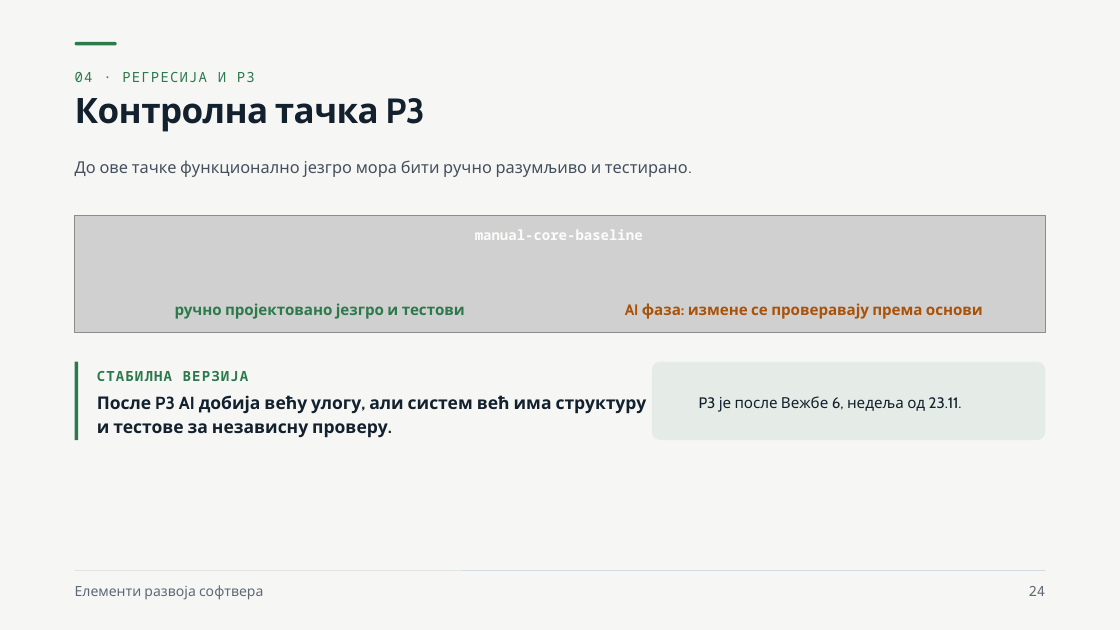
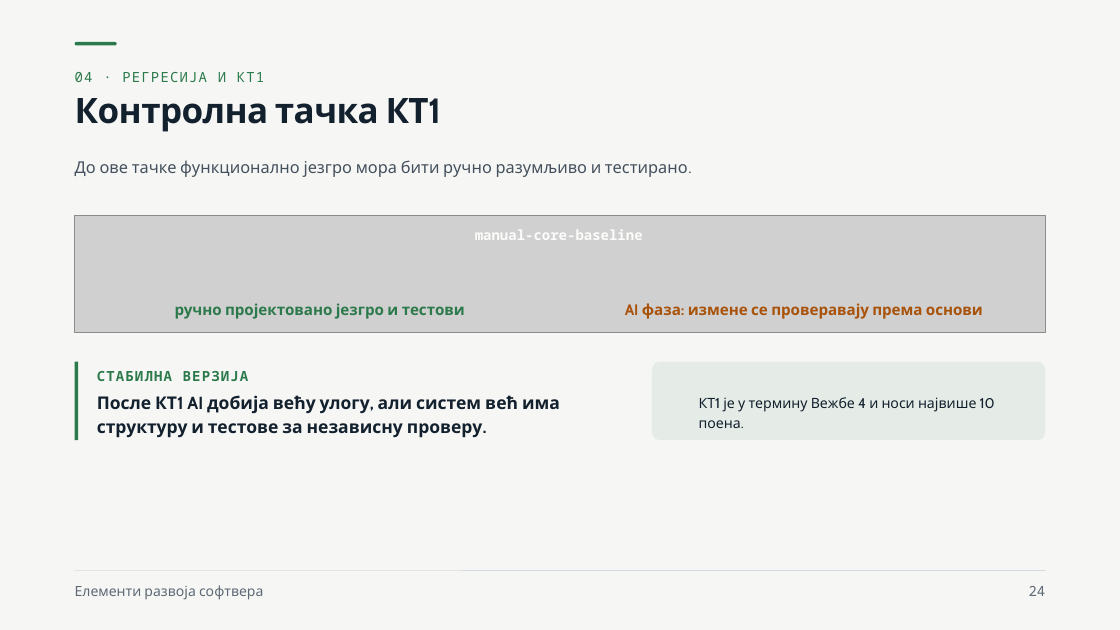
Before and after one commit to owlCoder/ftn-nastavni-materijali, a slide deck: slide 24 of 01 Elementi Razvoja Softvera/02 Prezentacije/PPTX/04 Тестабилни дизајн, NUnit, Moq и покривеност кода.pptx. Drawn at 1120x630 pixels with LibreOffice and Linux fonts; fonts in the diff are those of the drawing; grey boxes stand for pictures; background and template pictures are left out. Boxes give left, top, right and bottom in pixels: in the first picture for what was removed or moved away, otherwise in the second. Text is boxed around its words. In the diff, an @@ line names an element or a change of style, - is before the commit and + after.

```diff
--- a/01 Elementi Razvoja Softvera/02 Prezentacije/PPTX/04 Тестабилни дизајн, NUnit, Moq и покривеност кода.pptx
+++ b/01 Elementi Razvoja Softvera/02 Prezentacije/PPTX/04 Тестабилни дизајн, NUnit, Moq и покривеност кода.pptx
@@ text at [75, 72, 264, 82]: text changed @@
-04 · РЕГРЕСИЈА И P3
+04 · РЕГРЕСИЈА И КТ1
@@ title at [75, 98, 379, 132]: text changed @@
-Контролна тачка P3
+Контролна тачка КТ1
@@ text at [97, 395, 560, 438]: text changed @@
-После P3 AI добија већу улогу, али систем већ има структуру и тестове за независну проверу.
+После КТ1 AI добија већу улогу, али систем већ има структуру и тестове за независну проверу.
@@ text at [699, 397, 995, 428]: text changed; size 13 to 12.1 pt @@
-P3 је после Вежбе 6, недеља од 23.11.
+КТ1 је у термину Вежбе 4 и носи највише 10 поена.
```
Also in this commit, not shown: 6 other slides changed, 21 other files.
